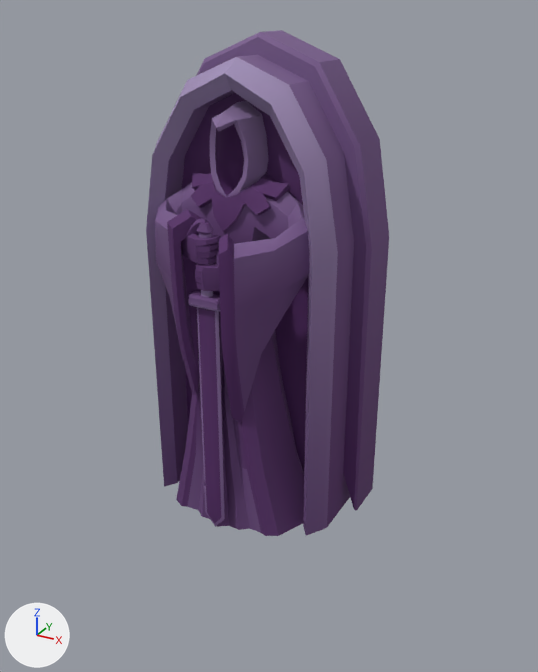
The FBX model Assets/Content/Models/Dungeon/Crystal/Statue/Statue 02.fbx: old version first, new version second.
One viewpoint serves both versions: a 50 mm camera at (2.14, -4.04, 2.98) aimed at (0.33, -0.75, 1.34). The lights are fixed; the arrows at lower left show +X, +Y and +Z. Where no turn or scale is listed for an object, it has been applied to the vertices.

In view in the first picture: 'Statue 02.001'.
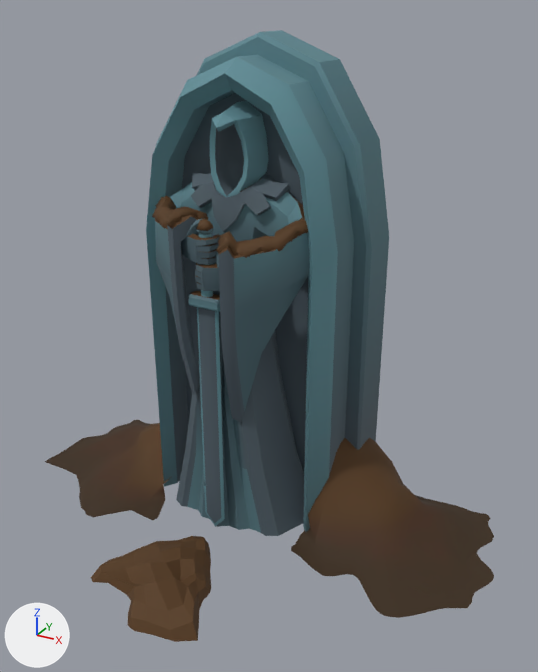
What differs and where, as boxes [x1, y1, x2, y2] in the pictures (538 x 672 px):
'Pile_of_earth_01', added (brown): after [291, 438, 494, 618]
'Pile_of_earth_03', added (brown): after [91, 536, 211, 642]
'Pile_of_earth_02', added (brown): after [45, 420, 169, 520]
part 1 of me_mesh_123, added (brown): after [152, 195, 208, 229]
part 2 of me_mesh_123, added (brown): after [217, 220, 308, 258]
part 3 of me_mesh_123, added: after [196, 219, 214, 231]
part 4 of me_mesh_123, surface changed (purple to cyan): [146, 30, 389, 536] in both

The change, as a list of edits to the scene's bpy script:
```text
Change me_mesh_123:
    used by ob_statue_02_001; location = (0.0, 0.0, 0.0)
    remove me_mesh_123.from_pydata(...)  # 910 vertices, 953 faces; spans x -0.72..0.72, y -0.95..0.0, z -0.01..2.87
    add me_mesh_123.from_pydata(...)  # 1224 vertices, 1302 faces; spans x -0.72..0.72, y -0.97..0.0, z -0.01..2.87
    me_mesh_123 part 1: a new loose piece of 146 vertices spanning x -0.51..-0.02, y -0.97..-0.57, z 1.84..2.02, in mat_texture_crystal (picture img_crystal_png)
    me_mesh_123 part 2: a new loose piece of 143 vertices spanning x 0.02..0.51, y -0.96..-0.58, z 1.76..1.97, in mat_texture_crystal (picture img_crystal_png)
    me_mesh_123 part 3: a new loose piece of 25 vertices spanning x -0.05..0.05, y -0.9..-0.82, z 1.92..1.98, in mat_texture_crystal (picture img_crystal_png)
    me_mesh_123 part 4: 953 kept faces spanning x -0.72..0.72, y -0.95..0.0, z -0.01..2.87 get new texture (UV) coordinates
Add me_plane_002:
    me_plane_002.from_pydata(...)  # 99 vertices, 125 faces; spans x -0.547..0.595, y -0.623..0.536, z -0.113..0.47
    me_plane_002.materials.append(mat_texture_crystal)  # picture img_crystal_png
Add me_circle:
    me_circle.from_pydata(...)  # 81 vertices, 64 faces; spans x -0.39..0.41, y -0.371..0.426, z -0.116..0.038
    me_circle.materials.append(mat_texture_crystal)  # picture img_crystal_png
Add me_plane_004:
    me_plane_004.from_pydata(...)  # 99 vertices, 125 faces; spans x -0.536..0.564, y -0.69..0.447, z -0.096..0.29
    me_plane_004.materials.append(mat_texture_crystal)  # picture img_crystal_png
Add ob_pile_of_earth_01:
    ob_pile_of_earth_01 = bpy.data.objects.new('Pile_of_earth_01', me_plane_002)
    ob_pile_of_earth_01.location = (1.051, -0.435, 0.103)
Add ob_pile_of_earth_03:
    ob_pile_of_earth_03 = bpy.data.objects.new('Pile_of_earth_03', me_circle)
    ob_pile_of_earth_03.location = (0.0, -1.405, 0.094)
Add ob_pile_of_earth_02:
    ob_pile_of_earth_02 = bpy.data.objects.new('Pile_of_earth_02', me_plane_004)
    ob_pile_of_earth_02.location = (-0.931, -0.47, 0.094)
```
